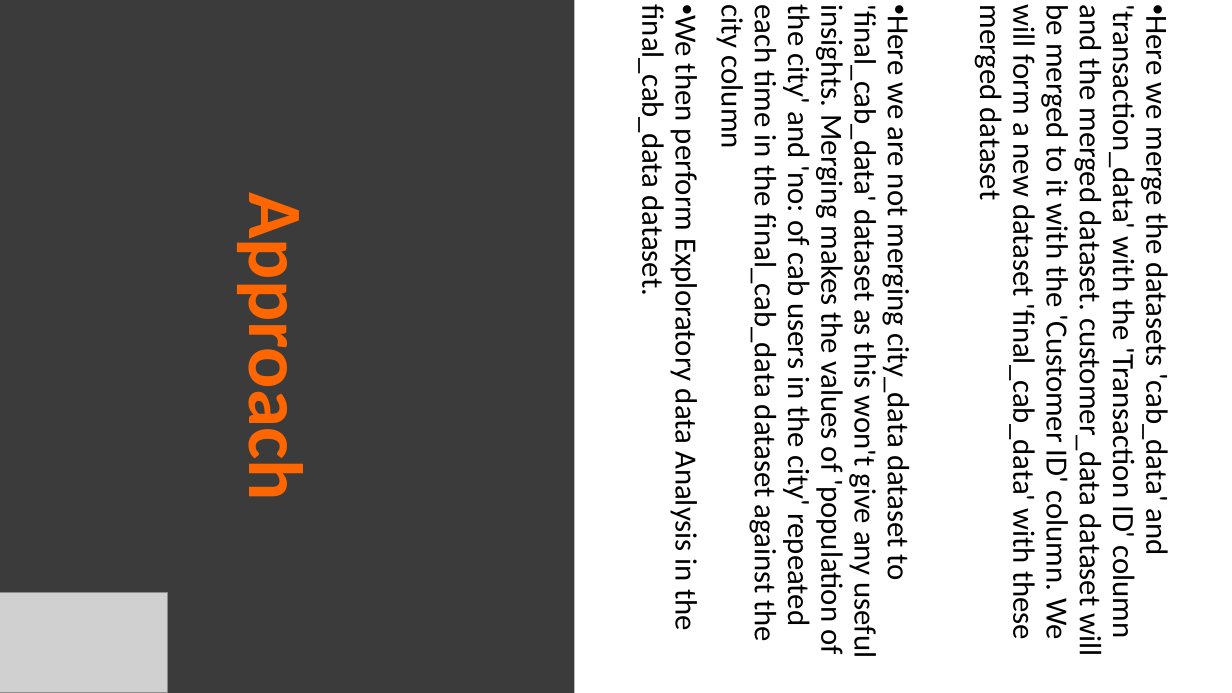
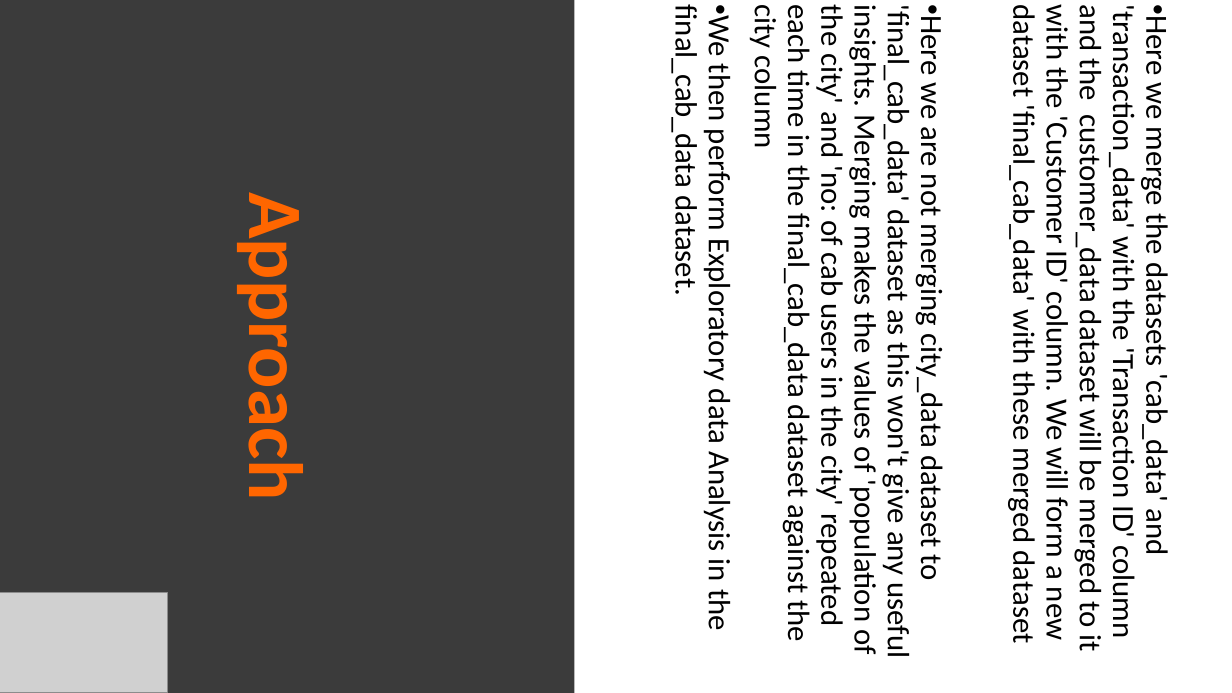
Before and after one commit to NazriJasmal/G2M-Insight-for-Cab-Investment-Firm, a slide deck: slide 5 of G2M Case Study.pptx. Drawn at 1232x693 pixels with LibreOffice and Linux fonts; fonts in the diff are those of the drawing; grey boxes stand for pictures. Boxes give left, top, right and bottom in pixels: in the first picture for what was removed or moved away, otherwise in the second. Text is boxed around its words. In the diff, an @@ line names an element or a change of style, - is before the commit and + after.

```diff
--- a/G2M Case Study.pptx
+++ b/G2M Case Study.pptx
@@ subtitle at [1005, 9, 1176, 651]: text changed @@
-• Here we merge the datasets 'cab_data' and 'transaction_data' with the 'Transaction ID' column and the merged dataset. customer_data dataset will be merged to it with the 'Customer ID' column. We will form a new dataset 'final_cab_data' with these merged dataset
+• Here we merge the datasets 'cab_data' and 'transaction_data' with the 'Transaction ID' column and the customer_data dataset will be merged to it with the 'Customer ID' column. We will form a new dataset 'final_cab_data' with these merged dataset
```
